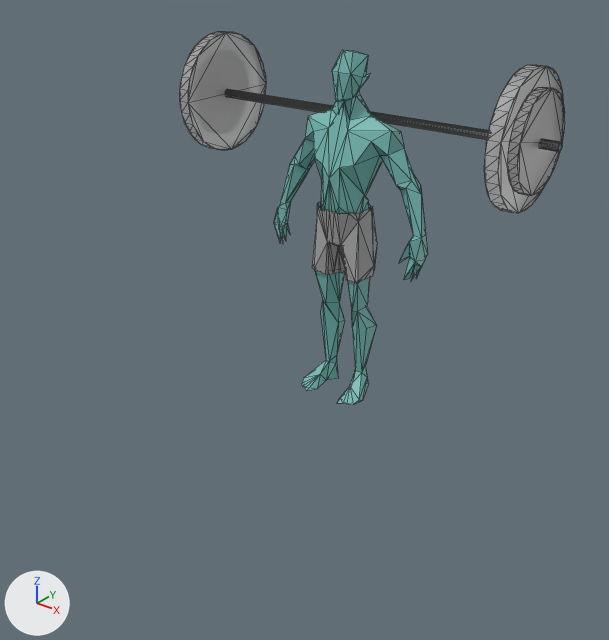
Renders of the glTF model high_bar_squat2.glb from each side of a commit.
Rendered twice from a 50 mm camera at (2.3, -3.21, 2.29) aimed at (-0.05, -0.28, 0.47). The lights are fixed; the arrows at lower left show +X, +Y and +Z. Mesh edges are drawn as thin lines. Where no turn or scale is listed for an object, it has been applied to the vertices.

The first picture shows 'Barbell', 'GEO-body_male_stylized.002', 'GEO-body_male_stylized.003'.
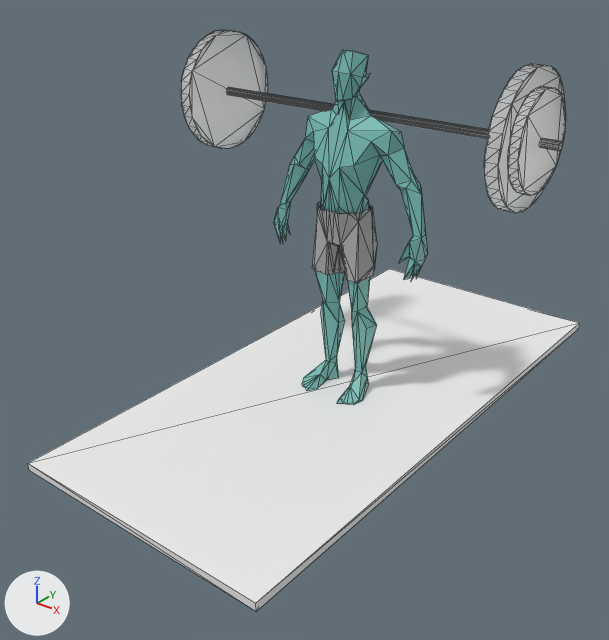
The change in detail:
Material 'barbell' (mat_barbell) is new.
Its base color is (1.0, 1.0, 1.0) (white #ffffff).
Its alpha is 0.5.
Its transmission weight is 0.9.
Material 'Mat Color' (mat_mat_color) is new.
Its base color is (0.869, 0.869, 0.869) (white #f0f0f0).
me_cylinder has 320 vertices, 620 faces and spans x -15.2..14.8, y -15.0..15.0, z -1.0..1.0.
me_cylinder no longer uses material mat_equipment (grey #b1b1b1).
me_cylinder now uses material mat_barbell (white #ffffff).
Mesh me_cube_001 is new.
It is a box spanning x -0.7..0.7, y -1.5..1.5, z -0.02..0.02.
It uses material mat_mat_color (white #f0f0f0).
Object 'GEO-body_male_stylized.001' (ob_geo_body_male_stylized_001) now shows me_geo_body_male_stylized_001 instead of nothing.
Object 'Barbell' (ob_barbell) moves from (-0.00453, 0.0632, 1.431) to (0.00217, 0.0599, 1.438).
Object 'Barbell' (ob_barbell) turns from (89, 78, 90) to (90, 74, -90) degrees about x, y and z.
Object 'GEO-body_male_stylized.003' (ob_geo_body_male_stylized_003) is deleted.
Object 'Mat' (ob_mat) is new; it shows me_cube_001.
Its location is (0.0, 0.0, -0.014).

Location of each change, (x1, y1, x2, y2) in pixels of the pictures (609 x 640 px):
'Mat', added: after (28, 269, 580, 611)
'Barbell', recoloured, moved, turned: before (179, 32, 565, 213); after (181, 30, 566, 213)
'GEO-body_male_stylized.003', deleted: before (274, 50, 428, 405)
'GEO-body_male_stylized.001', now drawn: after (274, 50, 428, 405)
